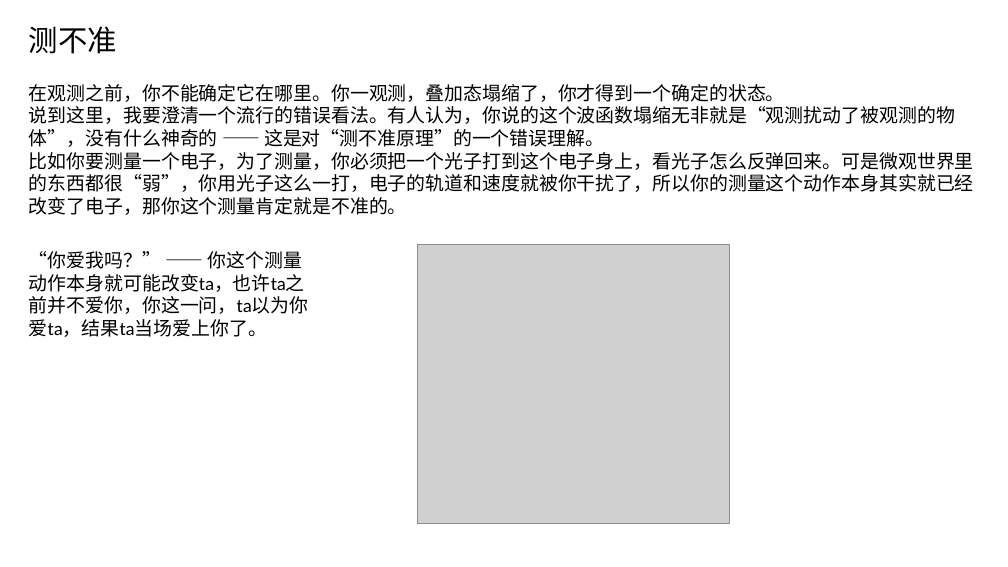
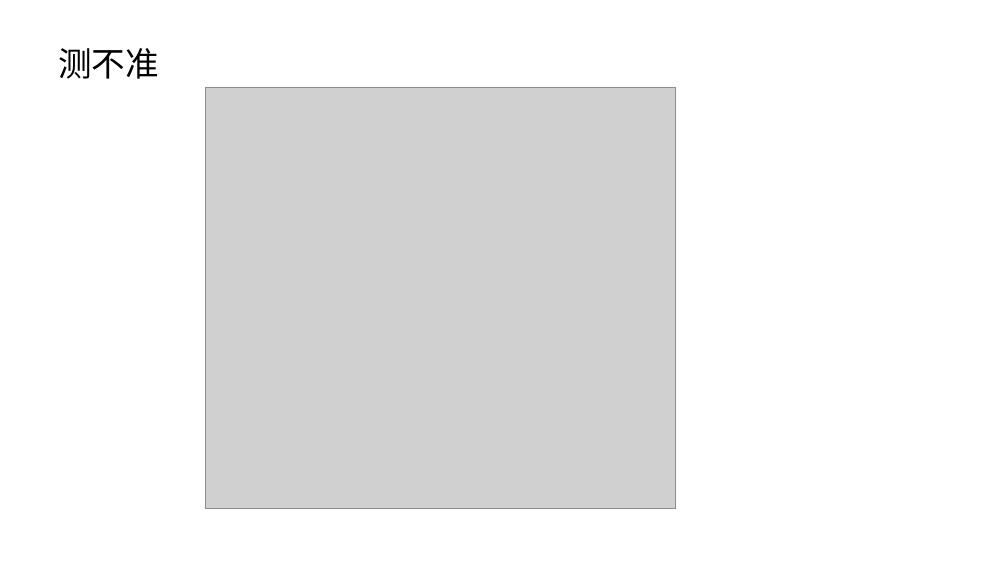
Before and after one commit to FredJiangFei/MyDocuments, a slide deck: slide 4 of 其他/薛定谔的猫/薛定谔的猫.pptx. Drawn at 1008x567 pixels with LibreOffice and Linux fonts; fonts in the diff are those of the drawing; grey boxes stand for pictures. Boxes give left, top, right and bottom in pixels: in the first picture for what was removed or moved away, otherwise in the second. Text is boxed around its words. In the diff, an @@ line names an element or a change of style, - is before the commit and + after.

```diff
--- a/其他/薛定谔的猫/薛定谔的猫.pptx
+++ b/其他/薛定谔的猫/薛定谔的猫.pptx
@@ text "测不准": place and size @@
-text "测不准" at box(29, 26, 117, 54)
+text "测不准" at box(58, 48, 159, 79)
@@ text "测不准" at box(58, 48, 159, 79): size 28 to 32 pt @@
@@ text removed at box(29, 84, 974, 215) @@
-在观测之前，你不能确定它在哪里。你一观测，叠加态塌缩了，你才得到一个确定的状态。
-说到这里，我要澄清一个流行的错误看法。有人认为，你说的这个波函数塌缩无非就是“观测扰动了被观测的物体”，没有什么神奇的 —— 这是对“测不准原理”的一个错误理解。
-比如你要测量一个电子，为了测量，你必须把一个光子打到这个电子身上，看光子怎么反弹回来。可是微观世界里的东西都很“弱”，你用光子这么一打，电子的轨道和速度就被你干扰了，所以你的测量这个动作本身其实就已经改变了电子，那你这个测量肯定就是不准的。
@@ picture: place and size @@
-picture at box(417, 245, 729, 523)
+picture at box(206, 88, 676, 508)
@@ text removed at box(29, 251, 309, 337) @@
-“你爱我吗？” —— 你这个测量动作本身就可能改变ta，也许ta之前并不爱你，你这一问，ta以为你爱ta，结果ta当场爱上你了。
```
Also in this commit, not shown: 5 other slides changed, 3 slides added, 3 slides removed, 3 other files.
